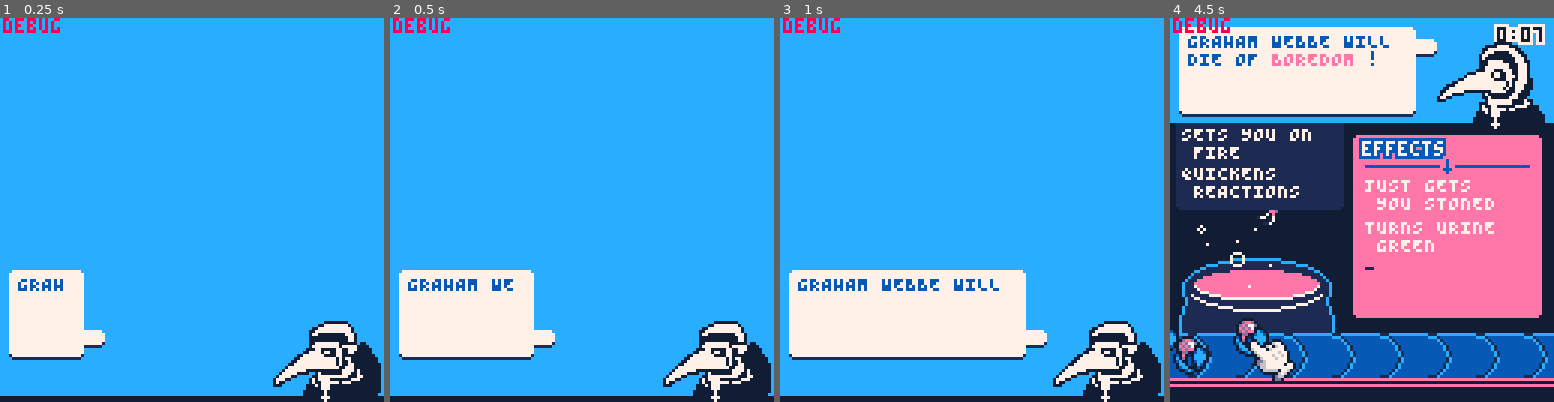
Above: before the commit, frames 1-4 (left to right).
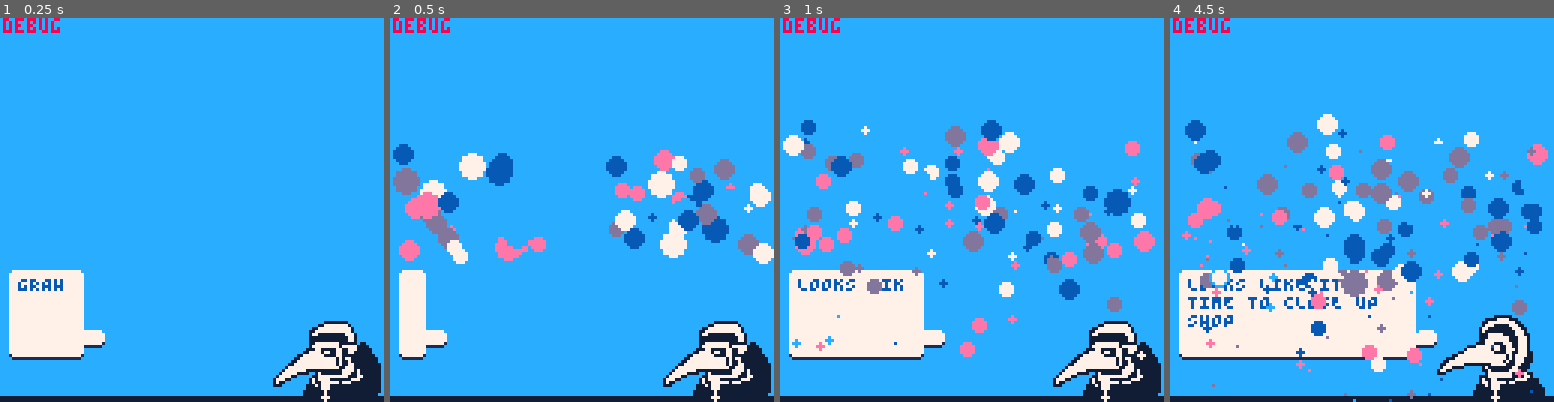
Above: after the commit, the same moments.

Repository: Yolwoocle/minijam_112
Game: PICO-8 cartridge minijam112.p8
Same seed, same stepped clock (60 frames per second), same inputs: the game is played once before the commit and once after it.
Inputs:
- Up to frame 1 (0.25 s): no input
- Up to frame 2 (0.5 s): tap X (X key) at 0.33 s
- Up to frame 3 (1 s): tap O (Z key) at 0.7 s
- Up to frame 4 (4.5 s): tap X (X key) at 1.07, 1.85, 2.97, 4.08 s; hold Right 1.6-2.1 s; tap O (Z key) every 0.4 s from 1.7 to 4.1 s; hold Up 2.15-2.42 s; hold Right 2.47-3.03 s; hold Left 3.08-3.58 s; hold Down 3.63-3.97 s; hold Right from 4.02 s (still down)

Frame 1 is identical in both runs. In frame 2, 15% of the frame differs, in the area x 0-100%, y 32-90%; in frame 3, 15%; in frame 4, 87%, in the area x 0-100%, y 1-100%.

Commit message:
Confetti done

Diff:
--- a/minijam112.p8
+++ b/minijam112.p8
@@ -131,7 +131,7 @@
 
 	clock=0
 	maxclock=60*10 -- be careful about overflowing the tiny p8 limit
-	-- clock=maxclock
+	clock=maxclock
 
 	report_shifted_on_left = false
 	main_menu = true
@@ -179,11 +179,11 @@
 
 	-- spawn confetti
 	if(time_before_confetti >-1)time_before_confetti-=1
-	if time_before_confetti==0 then
-	-- if btnp(❎) then
+	-- if time_before_confetti==0 then
+	if btnp(❎) then
 		for i=1,30 do
-			spawn_confetti(5,-10, 10+rnd(60), -10-rnd(50), 0.05+rnd(0.1))
-			spawn_confetti(128+5,-10, -10-rnd(60), -10-rnd(50), 0.05+rnd(0.1))
+			spawn_confetti(-5,-10, 10+rnd(80), -10-rnd(50), 0.05+rnd(0.1))
+			spawn_confetti(128+5,-10, -10-rnd(80), -10-rnd(50), 0.05+rnd(0.1))
 		end
 	end
 
@@ -1300,10 +1300,10 @@
 5555222155555555fffff111111ffffffffff111111ffffffffff111111ffffffffff111111ffffffffff111111ffffffffffffffffff2222211111111000000
 5555555215555555fff1113333111ffffff1113333111ffffff1113333111ffffff1113333111ffffff1113333111ffffffffffff22221111111111111000000
 5555555521555555ff11d333333d11ffff11d333333d11ffff11d333333d11ffff11d333333d11ffff11d333333d11fffffffff2211111111111111111000000
-5555555552155555ff1d33333333d1ffff1d33333333d1ffff1d33333333d1ffff1d34333343d1ffff1d33333333d1fffffff221111111111333333333000000
-5555555552155555f11334333343311ff11444333344411ff11334333343311ff11344433444311ff11334433443311fffff2111111333333333333333000000
-5555555555215555f13344433444331ff13334433443331ff13344433444331ff13344433444331ff13334433443331ffff21111333333333333333333000000
-5555555555215555f13343433434331ff13344433444331ff13343433434331ff13334333343331ff13334433443331fff211133333333333333333333000000
+5555555552155555ff1d33333333d1ffff1d33333333d1ffff1d33333333d1ffff1d33333333d1ffff1d33333333d1fffffff221111111111333333333000000
+5555555552155555f11334333343311ff11444333344411ff11334333343311ff11334433443311ff11334433443311fffff2111111333333333333333000000
+5555555555215555f13344433444331ff13334433443331ff13344433444331ff13334433443331ff13334433443331ffff21111333333333333333333000000
+5555555555215555f13343433434331ff13344433444331ff13343433434331ff13334433443331ff13334433443331fff211133333333333333333333000000
 5555555555125555f13333333333331ff13333333333331ff13333333333331ff13333333333331ff13334433443331ff2111333333333333333333333000000
 5555555555125555f13344444444331ff13334444443331ff13343333334331ff13344444444331ff13433333333431ff2111433333333333333333333000000
 5555555551255555f11344444444311ff11334444443311ff11334444443311ff11344444444311ff11344333344311ff2111143333333333333333333000000
